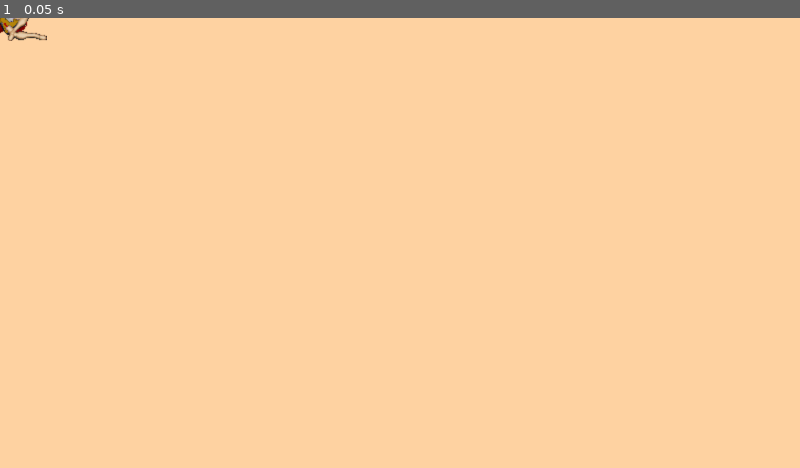
Above: before the commit, frame 1.
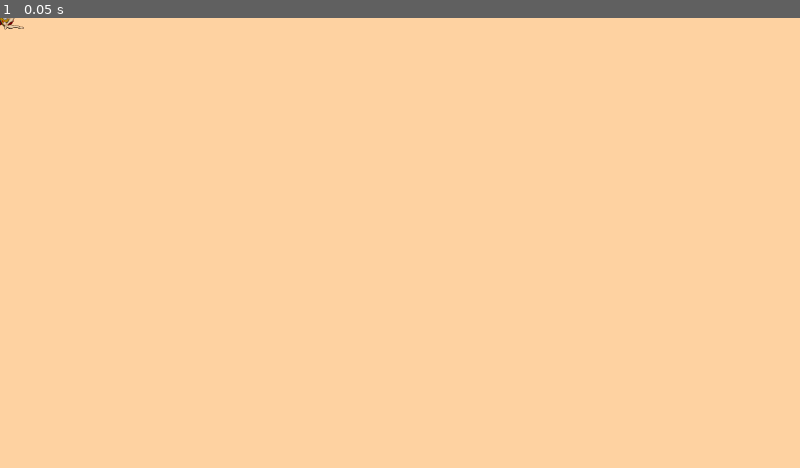
Above: after the commit, the same moment.

Repository: gregrylivingston/GoonCrusher
Game: Godot game, scene res://scene/powerup/currentGoonsCrushed.tscn
The game is run twice, just before and just after one commit, with the same random seed, the same clock (stepped at 60 frames per second) and the same inputs. This scene is started directly instead of the project's main scene.
Inputs:
- Up to frame 1 (0.05 s): no input

The runs differ from the first frame. In frame 1, 0.2% of the frame differs, in the area x 0-6%, y 0-6%.

Commit message:
better crushed goon animations

Diff:
--- a/lib/overhead_car_2d/overhead_car_body_2d.gd
+++ b/lib/overhead_car_2d/overhead_car_body_2d.gd
@@ -170,12 +170,12 @@
 		activeCarEffects()
 
 func crushGoon(collider):
+	var newPowerup = Root.getSpecificPowerup("currentGoonsCrushed")
+	newPowerup.global_position = collider.global_position
+	Root.levelRoot.add_child(newPowerup)
 	collider.destroy()
-	var newPowerup = Root.getSpecificPowerup("currentGoonsCrushed")
-	newPowerup.global_position = global_position
-	Root.levelRoot.add_child(newPowerup)
 	#currentGoonsCrushed += 1
-	ui.updateGoonsCrushed()
+
 
 #sound and graphics for running car
 func activeCarEffects():
@@ -252,7 +252,7 @@
 	if not forShowOnly: self[powerup] += quantity
 	health = clamp(health, -10.0, 100.0)
 	fuel = clamp(fuel, -10.0, 100.0)
-	if powerup != "coin" && powerup != "health" && powerup != "fuel":
+	if powerup != "coin" && powerup != "health" && powerup != "fuel" && powerup != "currentGoonsCrushed":
 		if powerup != "gem": powerupsCollected += 1
 		if  powerupAudio.size() > 0 && $"AudioStream-Voice".playing == false:
 			await get_tree().create_timer(.25).timeout
@@ -261,6 +261,8 @@
 	if Root.isRunActive:
 		if not is_instance_valid(ui): ui = get_tree().get_nodes_in_group("playerGameUi")[0]
 		ui.updateStats()
+	if powerup == "currentGoonsCrushed": ui.updateGoonsCrushed()
+
 
 func playPurseRewardAudio():
 	if  purseAudio.size() > 0:# && $"AudioStream-Voice".playing == false:
--- a/scene/powerup/currentGoonsCrushed.tscn
+++ b/scene/powerup/currentGoonsCrushed.tscn
@@ -4,6 +4,10 @@
 [ext_resource type="Texture2D" uid="uid://r6nqp2khheft" path="res://scene/enemy/walker/devil/texture/0081.png" id="2_eumlk"]
 
 [node name="Powerup" instance=ExtResource("1_k58dp")]
+scale = Vector2(1, 1)
 texture = ExtResource("2_eumlk")
 powerup = "currentGoonsCrushed"
 quantity = 1.0
+
+[node name="AudioStreamReward" parent="." index="1"]
+stream = null
